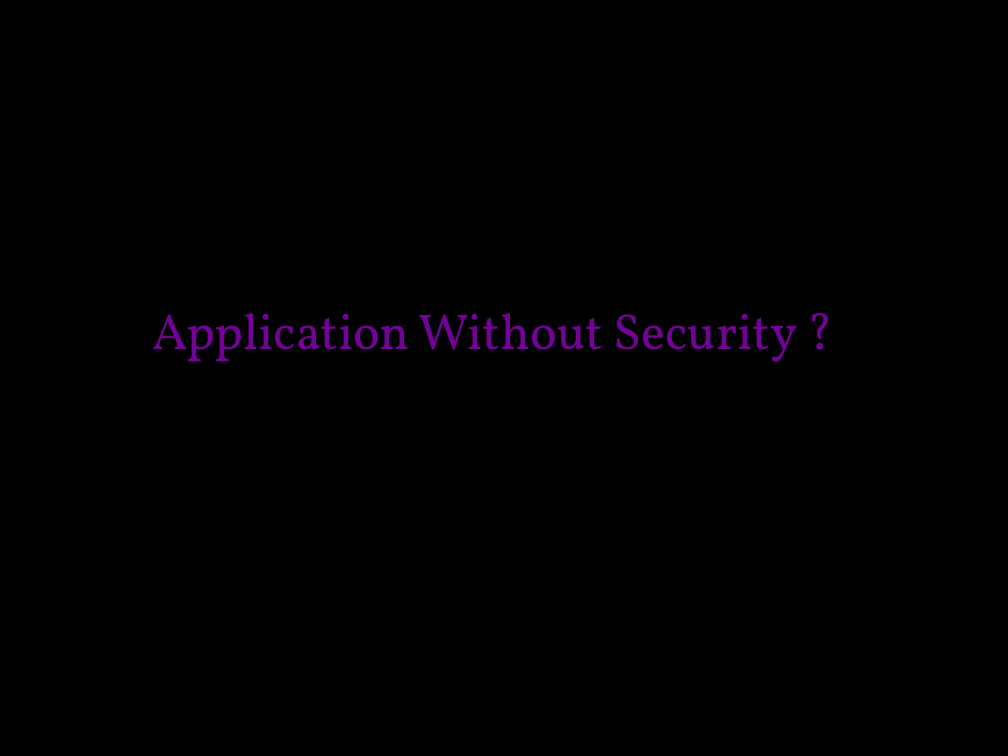
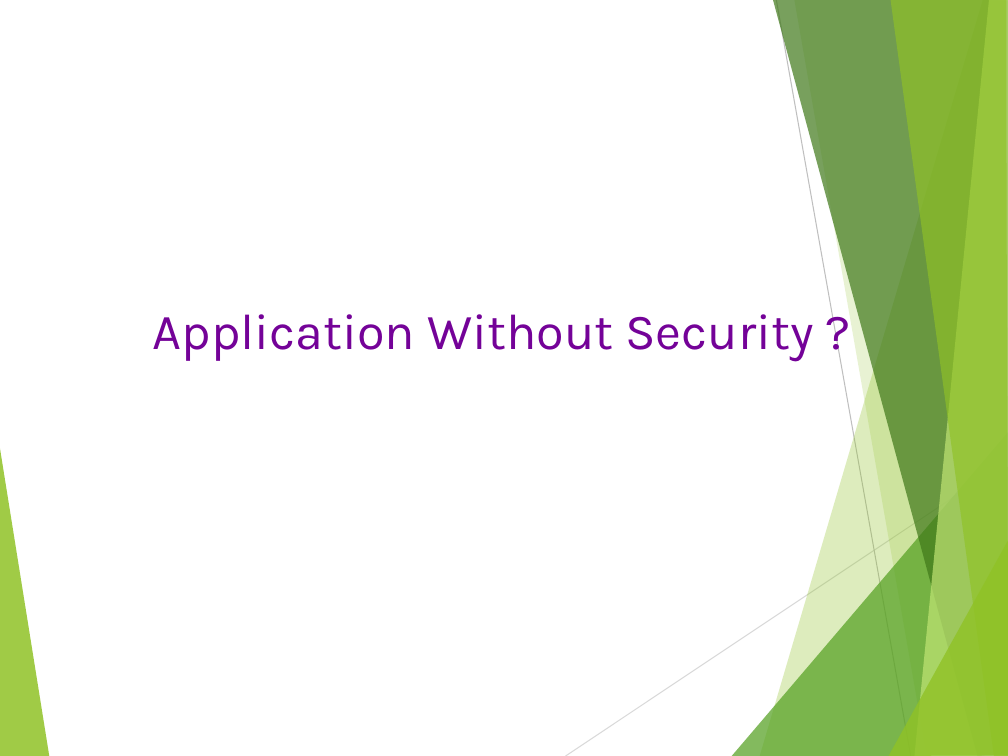
Before and after one commit to jokersingh/SPRING_SECURITY, a slide deck: slide 5 of SPRING_SECURITY/doc/Spring Security.pptx. Drawn at 1008x756 pixels with LibreOffice and Linux fonts; fonts in the diff are those of the drawing; background and template pictures are left out. Boxes give left, top, right and bottom in pixels: in the first picture for what was removed or moved away, otherwise in the second. Text is boxed around its words. In the diff, an @@ line names an element or a change of style, - is before the commit and + after.

```diff
--- a/SPRING_SECURITY/doc/Spring Security.pptx
+++ b/SPRING_SECURITY/doc/Spring Security.pptx
@@ background picture (left out) to #FFFFFF @@
@@ text "Application Without Security ?" at [153, 314, 813, 361]: font Vollkorn to Karla @@
@@ group added at [0, 0, 1008, 756]: 8 freeform shapes, 2 lines @@
```
Also in this commit, not shown: 6 other slides changed.
